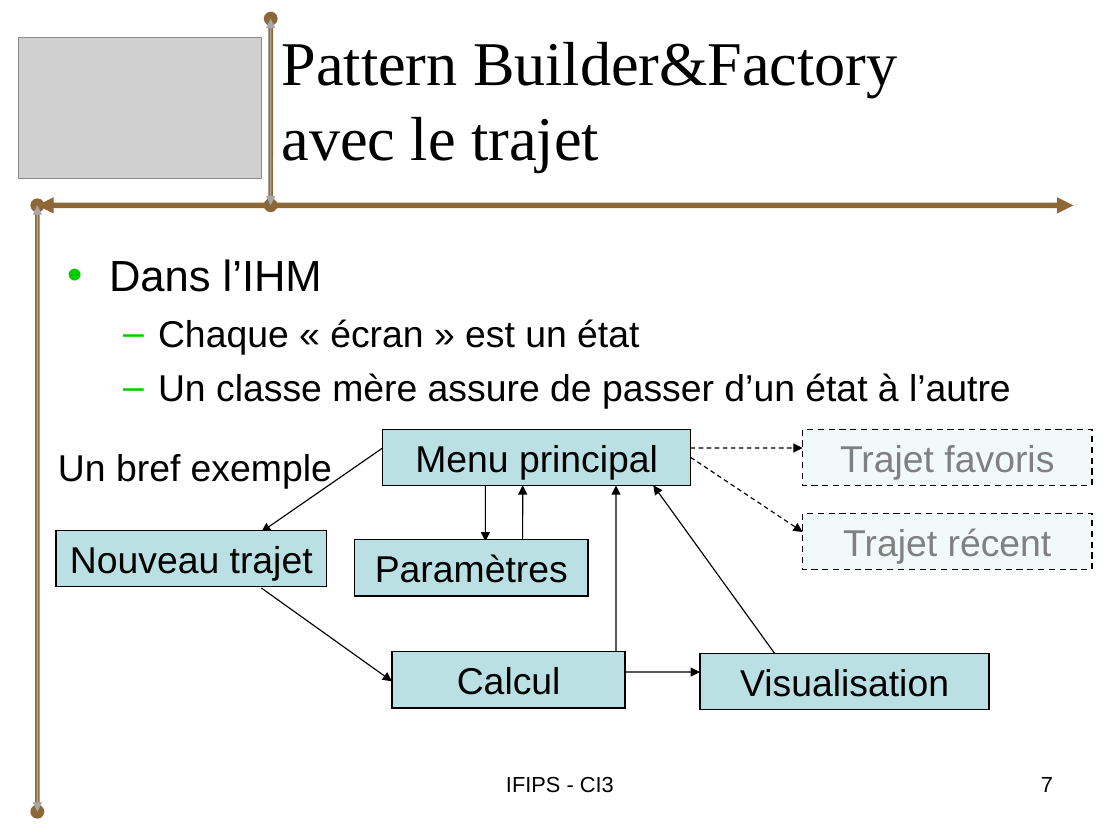
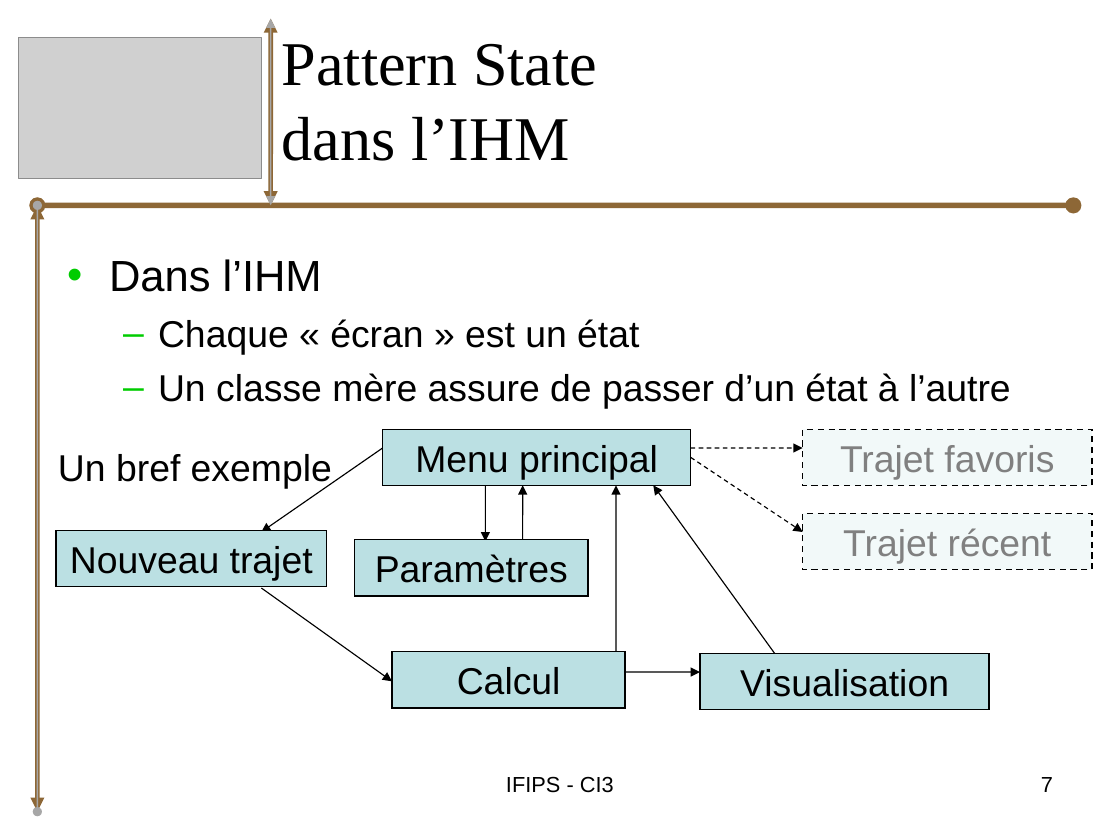
Before and after one commit to bryan-brancotte/projetgl-2008, a slide deck: slide 7 of doc/Soutenance/iGo_Soutenance_Bryan.ppt. Drawn at 1120x840 pixels with LibreOffice and Linux fonts; fonts in the diff are those of the drawing; grey boxes stand for pictures. Boxes give left, top, right and bottom in pixels: in the first picture for what was removed or moved away, otherwise in the second. Text is boxed around its words. In the diff, an @@ line names an element or a change of style, - is before the commit and + after.

```diff
--- a/doc/Soutenance/iGo_Soutenance_Bryan.ppt
+++ b/doc/Soutenance/iGo_Soutenance_Bryan.ppt
@@ double arrow (271, 205) - (271, 19): arrowheads changed @@
@@ title at (282, 43, 597, 161): text changed @@
-Pattern Builder&Factory
-avec le trajet
+Pattern State
+dans l’IHM
@@ double arrow (37, 205) - (1073, 205): arrowheads changed @@
@@ double arrow (37, 812) - (37, 205): arrowheads changed @@
@@ double arrow (37, 812) - (37, 205): arrowheads changed @@
```
Also in this commit, not shown: 2 other slides changed, 1 other file.
